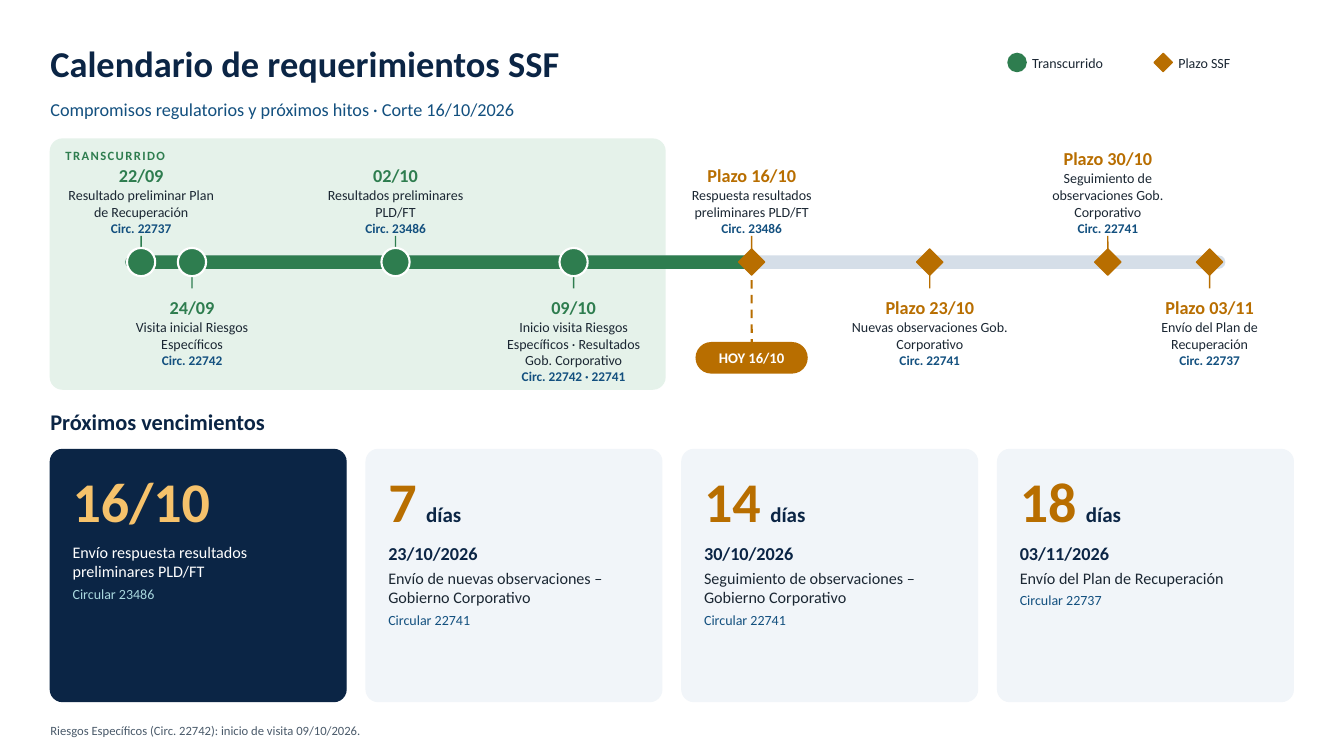
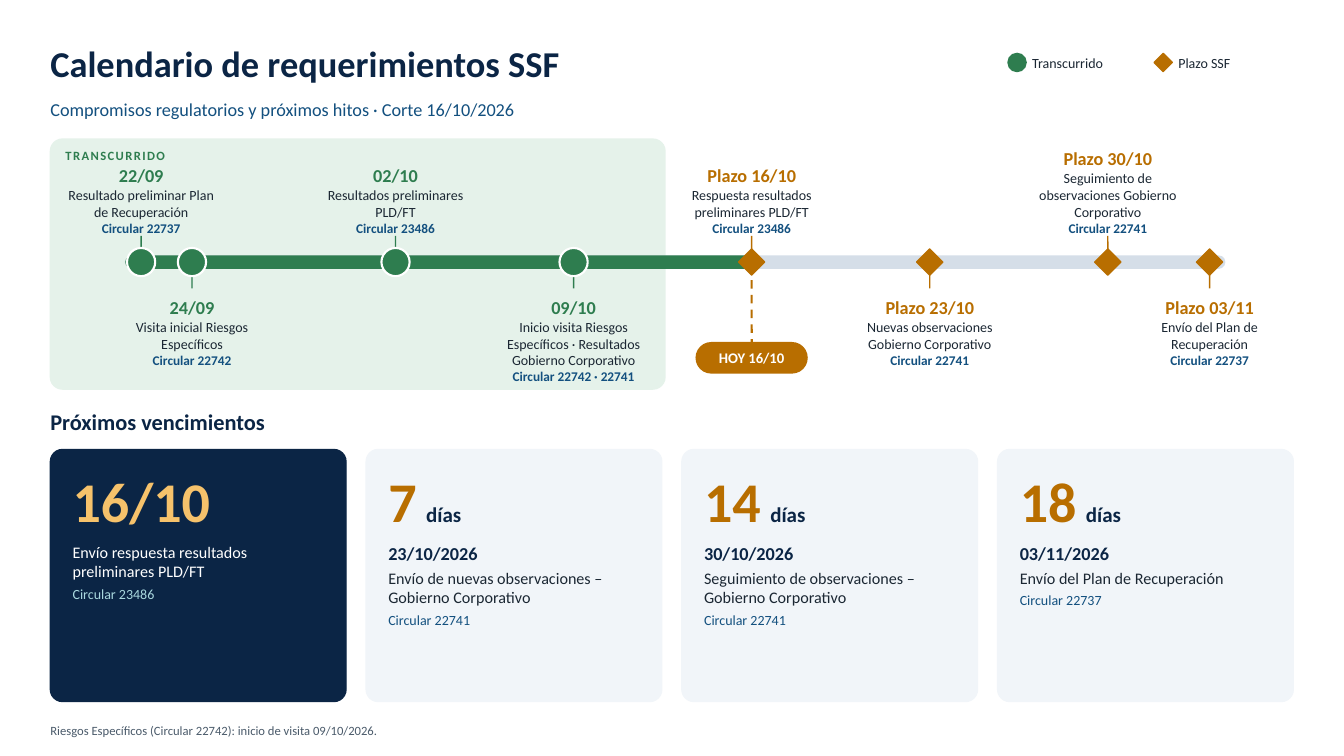
Before and after one commit to menjivar201280/riesgo, a slide deck: slide 2 of resumen-ejecutivo-semanal/Resumen_Ejecutivo_Riesgos_COMEDICA_2_Slides.pptx. Drawn at 1344x756 pixels with LibreOffice and Linux fonts; fonts in the diff are those of the drawing; background and template pictures are left out. Boxes give left, top, right and bottom in pixels: in the first picture for what was removed or moved away, otherwise in the second. Text is boxed around its words. In the diff, an @@ line names an element or a change of style, - is before the commit and + after.

```diff
--- a/resumen-ejecutivo-semanal/Resumen_Ejecutivo_Riesgos_COMEDICA_2_Slides.pptx
+++ b/resumen-ejecutivo-semanal/Resumen_Ejecutivo_Riesgos_COMEDICA_2_Slides.pptx
@@ text at (692, 190, 812, 219): text changed @@
-Circ. 23486
+Circular 23486
@@ text at (1039, 173, 1176, 237): text changed @@
-Seguimiento de observaciones Gob. Corporativo
-Circ. 22741
+Seguimiento de observaciones Gobierno Corporativo
+Circular 22741
@@ text at (102, 223, 181, 237): text changed @@
-Circ. 22737
+Circular 22737
@@ text at (356, 223, 435, 237): text changed @@
-Circ. 23486
+Circular 23486
@@ text at (136, 301, 248, 351): text changed @@
-Circ. 22742
+Circular 22742
@@ text at (507, 322, 641, 381): text changed @@
-Inicio visita Riesgos Específicos · Resultados Gob. Corporativo
-Circ. 22742 · 22741
+Inicio visita Riesgos Específicos · Resultados Gobierno Corporativo
+Circular 22742 · 22741
@@ text at (867, 322, 993, 365): text changed @@
-Nuevas observaciones Gob. Corporativo
-Circ. 22741
+Nuevas observaciones Gobierno Corporativo
+Circular 22741
@@ text at (1170, 355, 1249, 365): text changed @@
-Circ. 22737
+Circular 22737
@@ text at (50, 726, 377, 737): text changed @@
-Riesgos Específicos (Circ. 22742): inicio de visita 09/10/2026.
+Riesgos Específicos (Circular 22742): inicio de visita 09/10/2026.
```
Also in this commit, not shown: 2 other files.
